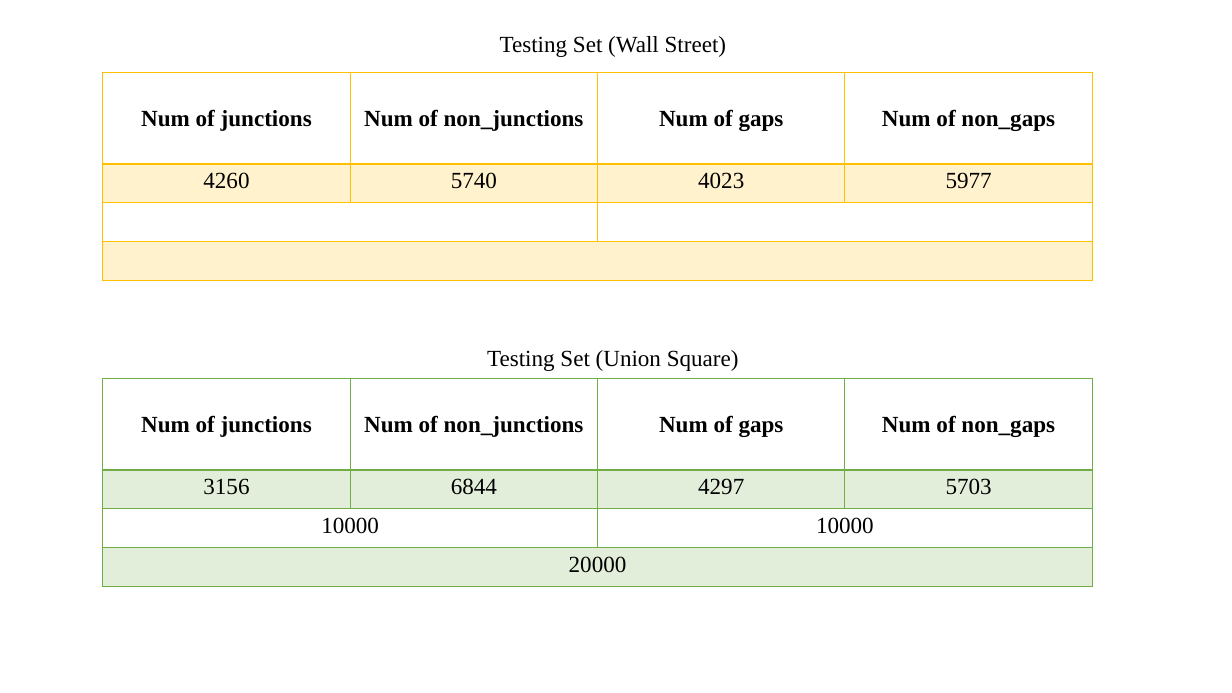
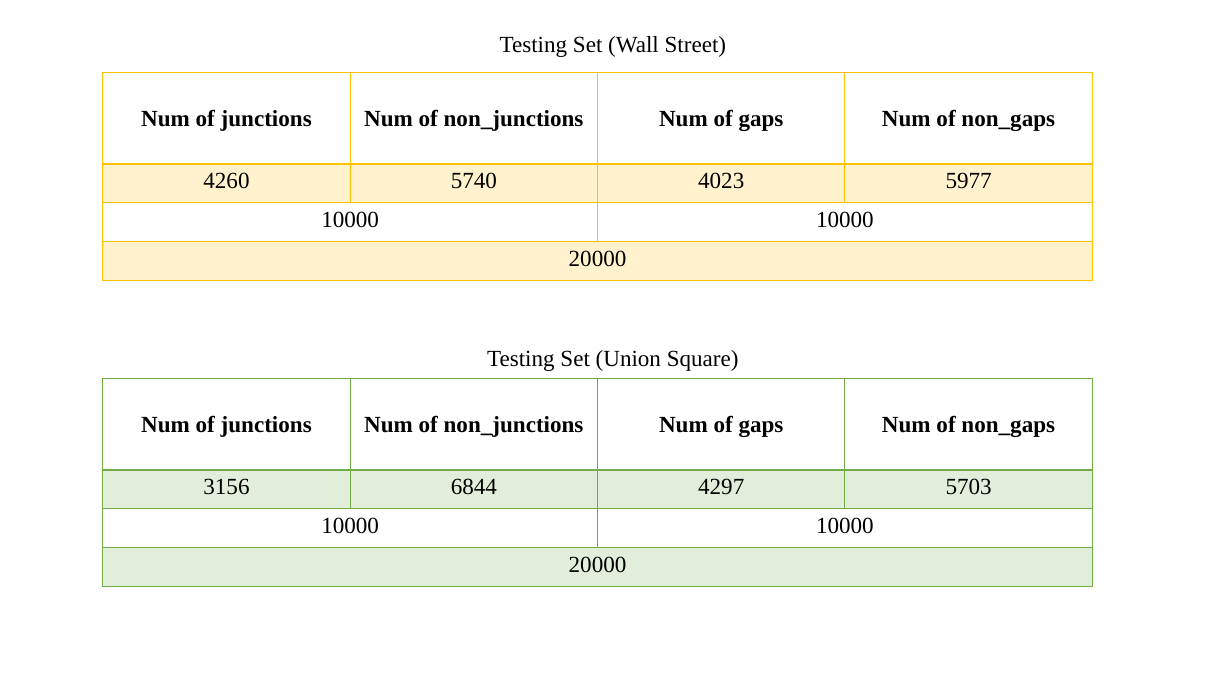
Before and after one commit to ZhouMengjie/bsd-cnn-network, a slide deck: slide 14 of BSD_Figures.pptx. Drawn at 1232x693 pixels with LibreOffice and Linux fonts; fonts in the diff are those of the drawing. Boxes give left, top, right and bottom in pixels: in the first picture for what was removed or moved away, otherwise in the second. Text is boxed around its words. In the diff, an @@ line names an element or a change of style, - is before the commit and + after.

```diff
--- a/BSD_Figures.pptx
+++ b/BSD_Figures.pptx
@@ table at [103, 73, 1093, 282] @@
-row 3, column 1: 
+row 3, column 1: 10000
-row 3, column 3: 
+row 3, column 3: 10000
-row 4, column 1: 
+row 4, column 1: 20000
```
Also in this commit, not shown: 2 other slides changed, 1 slide added, 3 other files.
